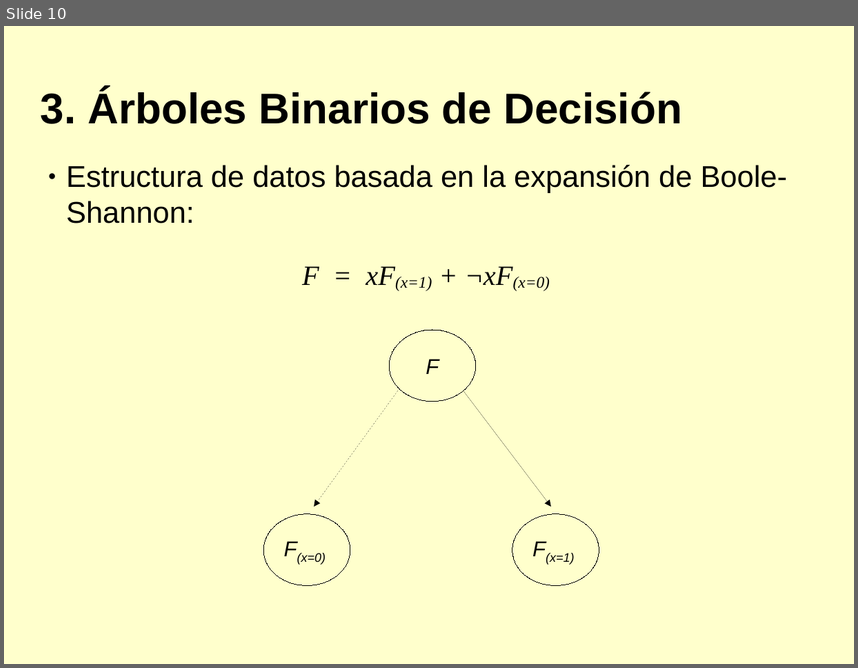
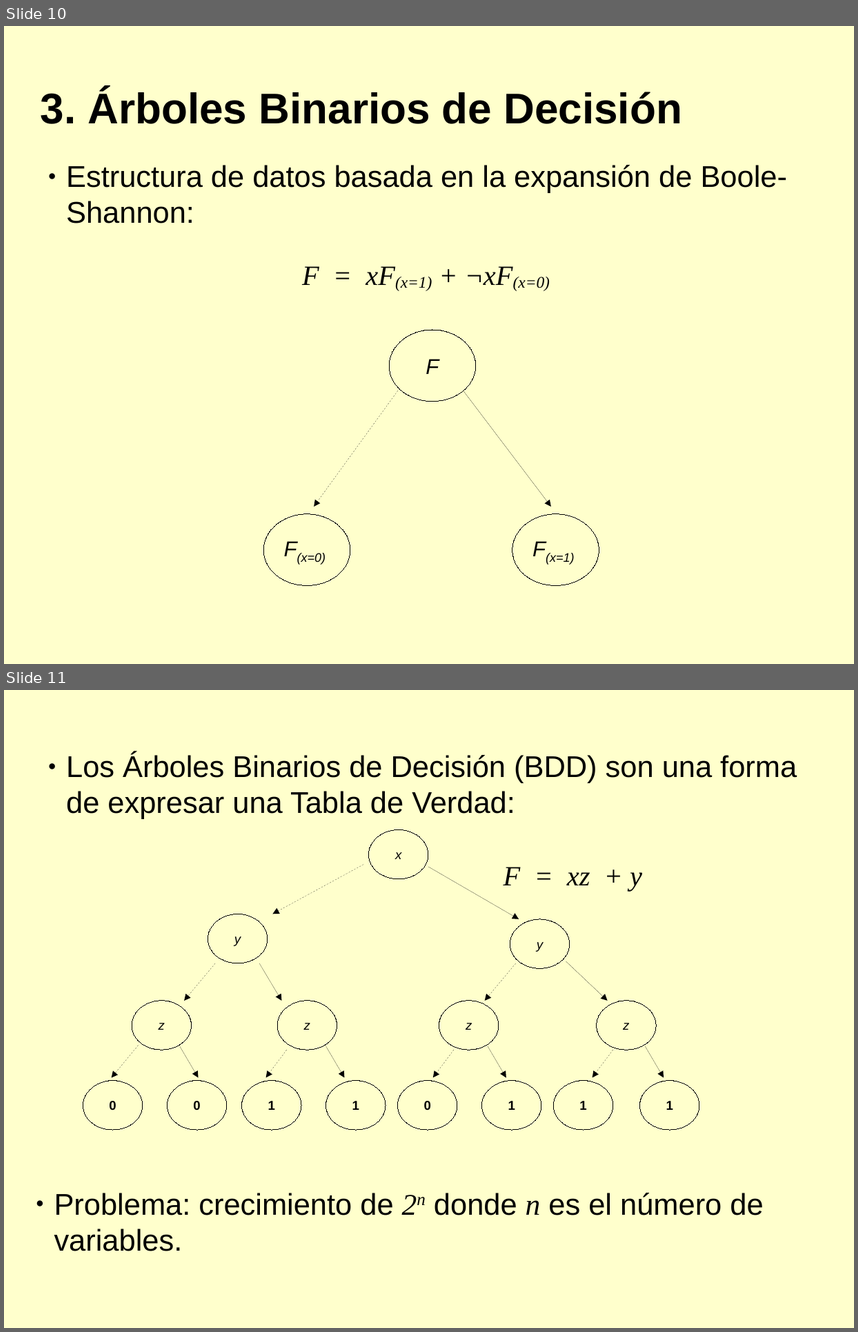
Before and after one commit to diegojromerolopez/djbdd, a slide deck: doc/presentacion.odp. Shown one above the other, each under a label of ours: slide 10 before the commit, slides 10 and 11 after it. The pictures are 858x668 and 858x1332 pixels, drawn with LibreOffice and Linux fonts; fonts in the diff are those of the drawing. Boxes give left, top, right and bottom in pixels: in the first picture for what was removed or moved away, otherwise in the second. Text is boxed around its words. In the diff, an @@ line names an element or a change of style, - is before the commit and + after.

```diff
--- a/doc/presentacion.odp
+++ b/doc/presentacion.odp
@@ slide 11 added at [4,690,854,1328], background #FFFFCC @@
@@ text added at [66,753,797,819], 28 pt, text #000000 @@
+● Los Árboles Binarios de Decisión (BDD) son una forma de expresar una Tabla de Verdad:
@@ text added at [504,867,642,891], 26 pt, text #000000, italic @@
+F = xz + y
@@ group added at [83,829,700,1130]: 15 ellipses, 14 arrows @@
+1
+x
+y
+y
+z
+z
+z
+z
+0
+1
+0
+1
+0
+1
+1
@@ text added at [54,1192,763,1251], 28 pt, text #000000 @@
+● Problema: crecimiento de 2n donde n es el número de variables.
```
Also in this commit, not shown: 1 slide changed, 14 other slides added, 3 other files.
